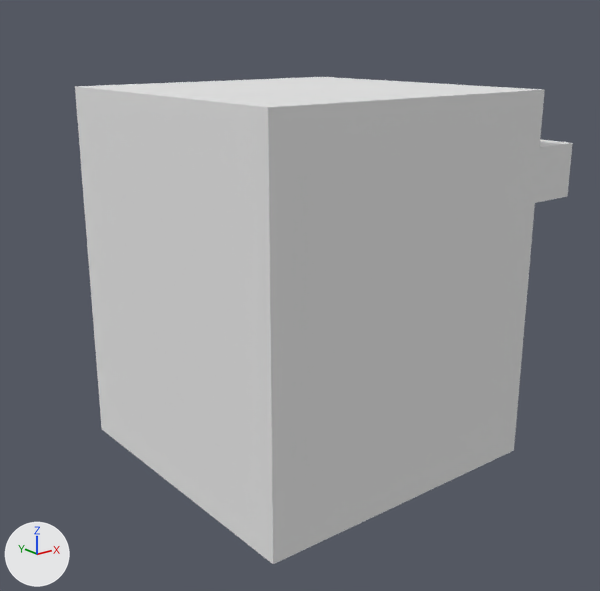
What one commit did to the OBJ model Godot/Scenes/Player/Meshes/Head.obj.
Both versions are drawn from a camera (50 mm lens) standing at (-0.966, -1.2, 1.091) and looking at (-0.02, -0.017, 0.617). Lighting does not change. The marker at lower left points along +X, +Y and +Z. Where no turn or scale is listed for an object, it has been applied to the vertices. Vertices at the same position are counted once.

Objects in the first picture: 'Untitled'.
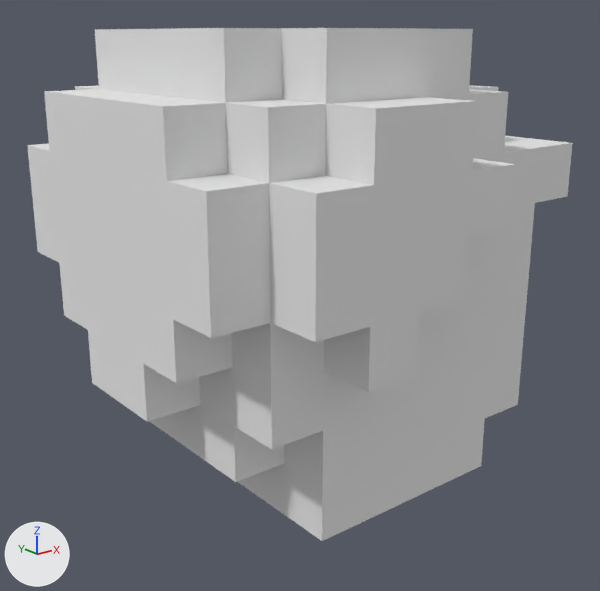
Pixel boxes (x1, y1, x2, y2) of what changed, in the pictures (600 x 591 px):
'Untitled', reshaped (10% wider)
    before: (75, 77, 573, 564)
    after: (27, 28, 573, 541)
part 1 of me_untitled, built on
    before: (75, 77, 563, 564)
    after: (27, 28, 563, 541)

What changed in the scene script:
```text
Change me_untitled:
    used by ob_untitled; location = (0.0, 0.0, 0.0)
    remove me_untitled.from_pydata(...)  # 72 vertices, 144 faces; spans x -0.3..0.4, y -0.3..0.3, z 0.3..1.0
    add me_untitled.from_pydata(...)  # 176 vertices, 352 faces; spans x -0.4..0.4, y -0.4..0.4, z 0.3..1.1
    me_untitled part 1
    8 vertices are removed from x -0.3..0.3, y -0.3..0.3, z 0.3..1.0
    62 faces are deleted
    8 vertices are added at x -0.4..-0.2, y -0.3..0.4, z 0.3..1.1
    14 new vertices lie (0.0, 0.1, 0.0) away from vertices in x -0.3..0.3, y -0.3..0.3, z 0.5..1.0
    12 new vertices lie (0.0, -0.1, 0.0) away from vertices in x -0.3..0.2, y -0.3..0.3, z 0.5..1.0
    15 new vertices lie (0.0, 0.0, 0.1) away from vertices in x -0.3..0.3, y -0.4..0.4, z 0.5..1.0
    17 new vertices lie (-0.1, 0.0, 0.0) away from vertices in x -0.3..0.3, y -0.4..0.4, z 0.4..1.1
    14 new vertices lie (0.0, 0.0, -0.1) away from vertices in x -0.4..0.2, y -0.3..0.3, z 0.4..1.0
    8 new vertices lie (0.0, 0.1, 0.0) away from vertices in x -0.4..0.1, y -0.3..0.3, z 0.5..1.1
    9 new vertices lie (0.1, 0.0, 0.0) away from vertices in x -0.3, y -0.3..0.4, z 0.9..1.1
    9 new vertices lie (0.0, -0.1, 0.0) away from vertices in x -0.4..0.1, y -0.3..0.3, z 0.5..1.1
    6 new vertices lie (-0.1, 0.0, 0.0) away from vertices in x -0.3, y -0.3..0.3, z 0.5..0.7
    270 new faces join them
```
